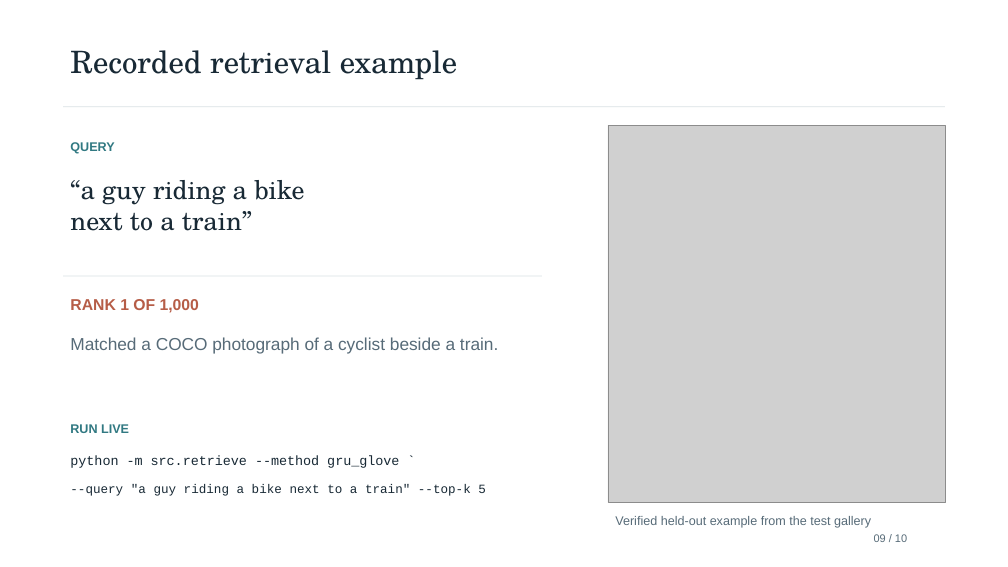
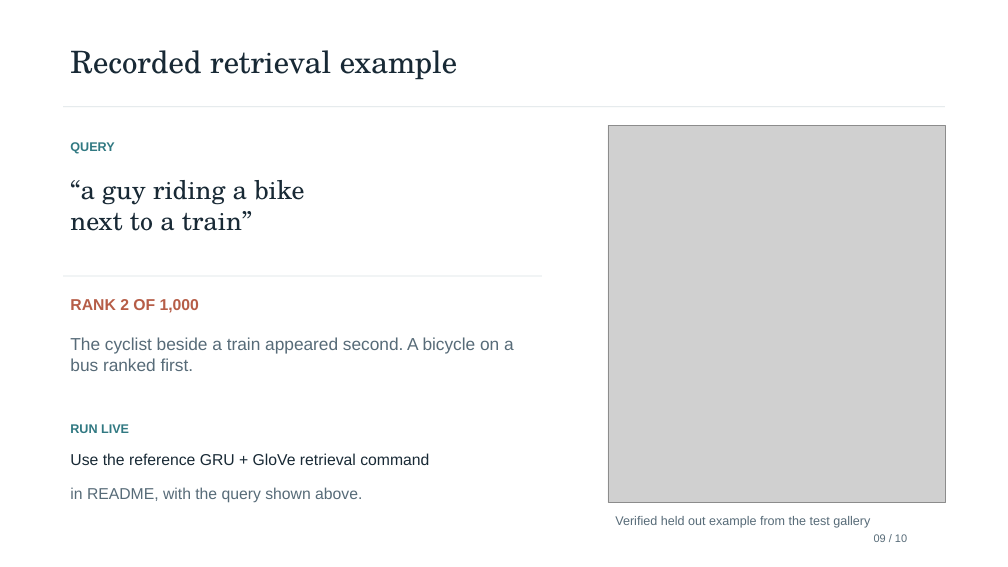
Before and after one commit to kishansaaai/ML_PROJECT, a slide deck: slide 9 of ML_PROJECT_review.pptx. Drawn at 1008x567 pixels with LibreOffice and Linux fonts; fonts in the diff are those of the drawing; grey boxes stand for pictures. Boxes give left, top, right and bottom in pixels: in the first picture for what was removed or moved away, otherwise in the second. Text is boxed around its words. In the diff, an @@ line names an element or a change of style, - is before the commit and + after.

Commit message:
Publish verified full source fidelity results and final project documents

```diff
--- a/ML_PROJECT_review.pptx
+++ b/ML_PROJECT_review.pptx
@@ text at [70,299,199,313]: text changed @@
-RANK 1 OF 1,000
+RANK 2 OF 1,000
@@ text at [70,337,514,371]: text changed @@
-Matched a COCO photograph of a cyclist beside a train.
+The cyclist beside a train appeared second. A bicycle on a bus ranked first.
@@ text at [70,453,429,465]: text changed; size 12.8 to 15 pt; font Courier New to Arial @@
-python -m src.retrieve --method gru_glove `
+Use the reference GRU + GloVe retrieval command
@@ text at [70,487,362,503]: text changed; size 12 to 15 pt; font Courier New to Arial; text colour #182935 to #576B78 @@
---query "a guy riding a bike next to a train" --top-k 5
+in README, with the query shown above.
@@ text at [615,516,870,528]: text changed @@
-Verified held-out example from the test gallery
+Verified held out example from the test gallery
```
Also in this commit, not shown: 8 other slides changed, 9 other files.
